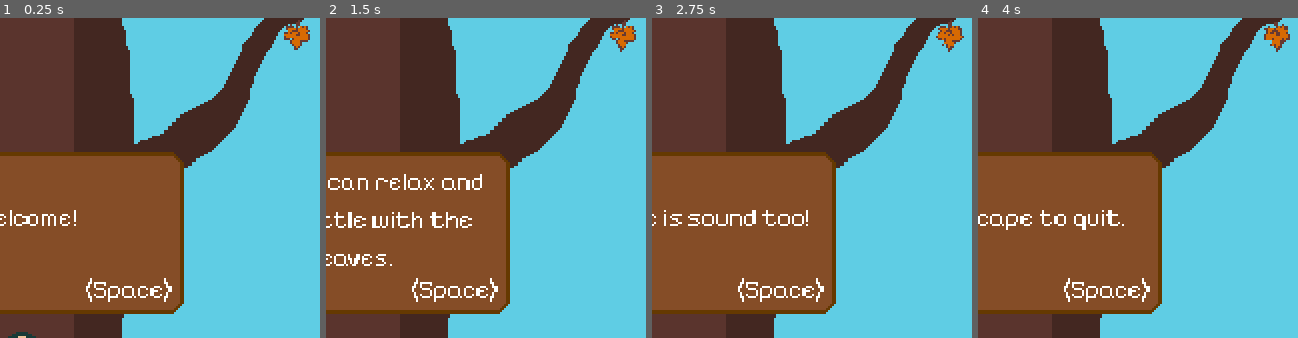
Above: before the commit, frames 1-4 (left to right).
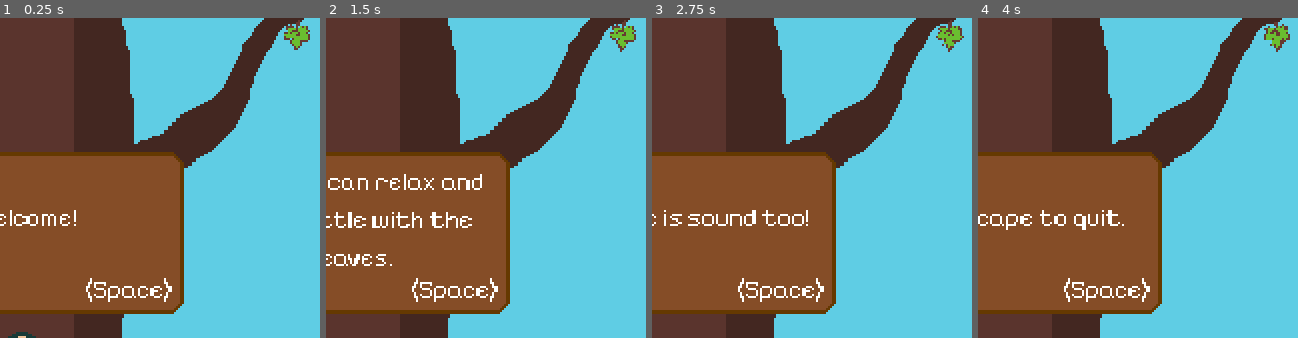
Above: after the commit, the same moments.

Repository: FluffySpectre/playintheleaves
Game: Godot game, scene res://game.tscn
Two runs of this game, one before a commit and one after it. Both use one fixed random seed, a clock stepped at 60 frames per second and the inputs below.
Inputs:
- Up to frame 1 (0.25 s): no input
- Up to frame 2 (1.5 s): hold Shift (run) 0.53-1.28 s; hold D (right) from 0.53 s (still down); tap Space (jump) at 0.77 s; tap Shift (run) at 1.35 s
- Up to frame 3 (2.75 s): tap Space (jump) at 1.52 s; release D (right) at 2.03 s; hold A (left) from 2.03 s (still down); hold Shift (run) from 2.03 s (still down)
- Up to frame 4 (4 s): release A (left) at 2.78 s; release Shift (run) at 2.78 s; hold D (right) from 2.78 s (still down); tap Shift (run) at 2.85 s; tap Space (jump) at 3.02, 3.77 s; hold Shift (run) from 3.53 s (still down)
The pictures show only the part of the screen within x 47-97%, y 17-67%; the shares and areas given below are measured in that part.

The runs differ from the first frame. In frame 1, 0.2% of the frame differs, in the area x 88-97%, y 2-10%; in frame 2, 0.2%; in frame 3, 0.3%, in the area x 89-97%, y 2-10%; in frame 4, 0.2%.

Commit message:
Made the easteregg leaf a bit more obvious + some code and asset cleanup

Diff:
--- a/game.tscn
+++ b/game.tscn
@@ -201,6 +201,8 @@
 position = Vector2(0, 8)
 rotation = 2.45393
 texture = ExtResource("7_1qorn")
+hframes = 2
+frame = 1
 
 [node name="Intro" type="Node2D" parent="."]
 
--- a/scenes/leaf_rigid.tscn
+++ b/scenes/leaf_rigid.tscn
@@ -17,6 +17,7 @@
 
 [node name="Sprite2D_16x16" type="Sprite2D" parent="."]
 texture = ExtResource("1_up7pm")
+hframes = 2
 script = ExtResource("2_ha7bg")
 
 [node name="Sprite2D" type="Sprite2D" parent="."]
--- a/scripts/easteregg.gd
+++ b/scripts/easteregg.gd
@@ -4,5 +4,5 @@
 func _ready():
 	body_entered.connect(on_leaf_entered)
 
-func on_leaf_entered(leaf):
+func on_leaf_entered(_leaf):
 	GameManager.instance.easteregg_triggered()
Binary file removed: sprites/background.png
Not shown, removed: sprites/background.png.import
Binary file changed: sprites/game-view.aseprite
Binary file changed: sprites/leaf-16x16.aseprite
Binary file changed: sprites/leaf-16x16.png
Binary file removed: sprites/leaf_16x16.png
Not shown, removed: sprites/leaf_16x16.png.import
